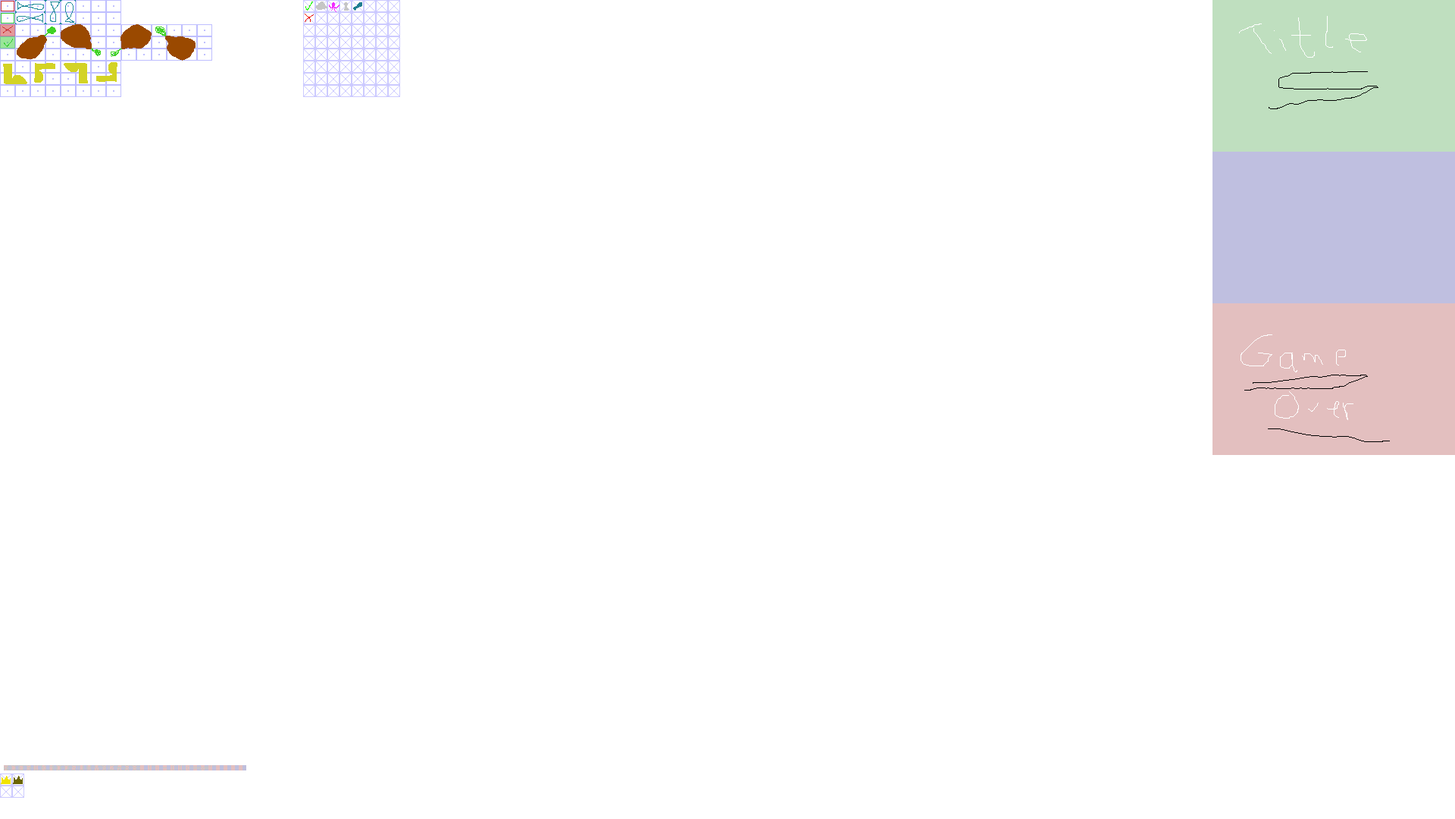
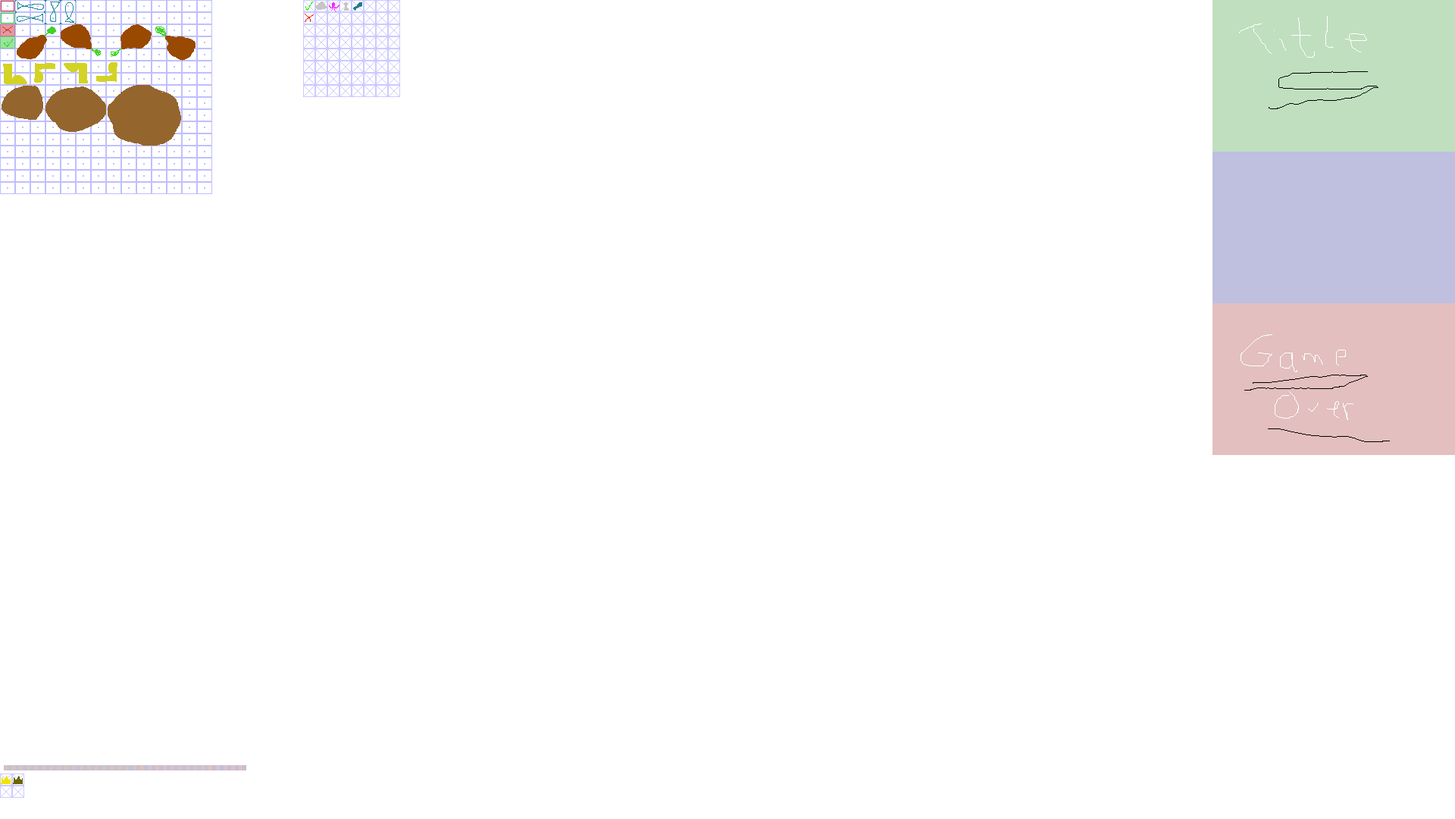
Layer changes from the first (1455, 819) image to the second:
added layer "pizzas" above "helpers" over [1, 84, 182, 146]
painted on "helpers" over [0, 0, 213, 195]
